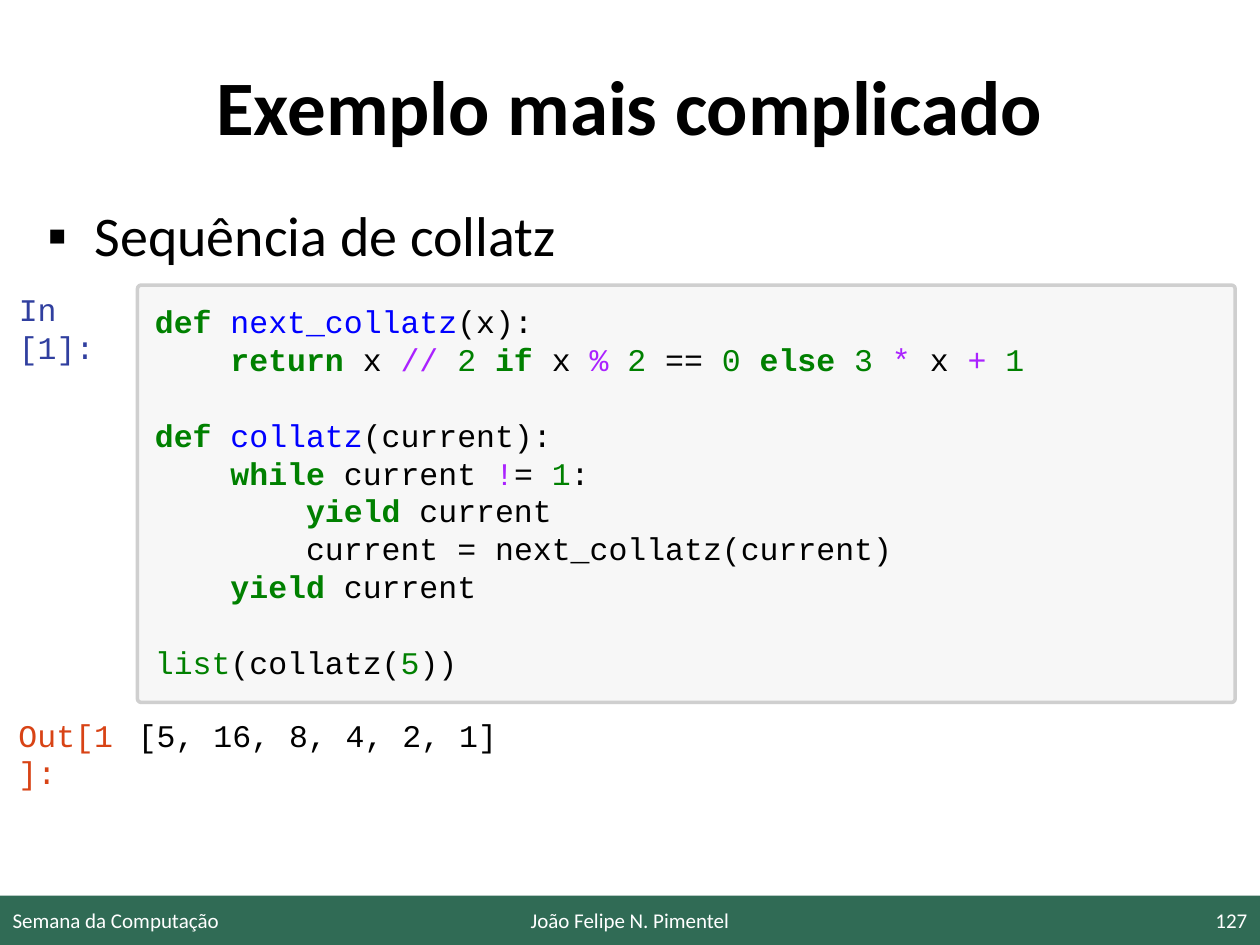
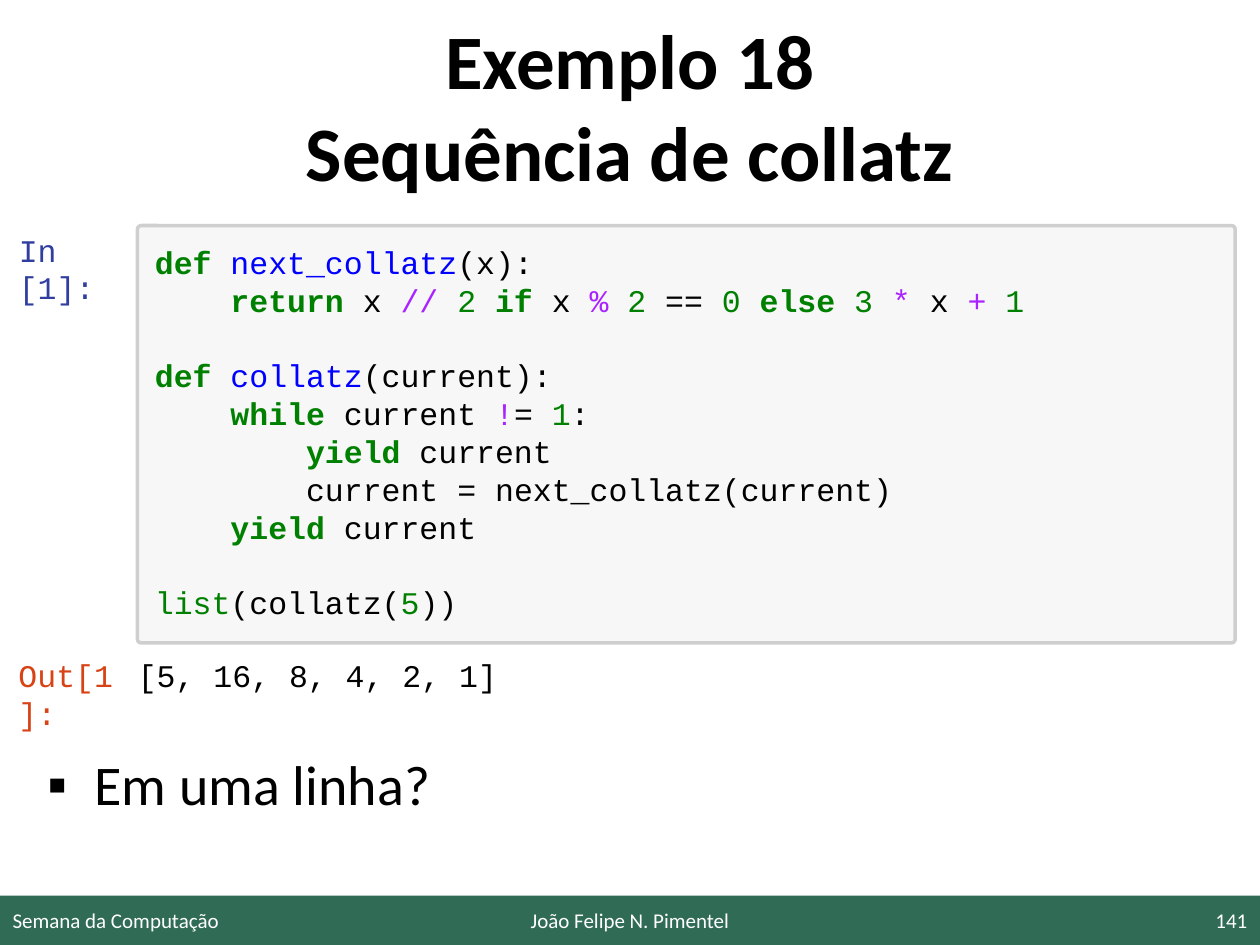
Before and after one commit to JoaoFelipe/presentations, a slide deck: slide 141 of 20191017_SC_UFF/umalinha.pptx (slide 127 before the commit). Drawn at 1260x945 pixels with LibreOffice and Linux fonts; fonts in the diff are those of the drawing; background and template pictures are left out. Boxes give left, top, right and bottom in pixels: in the first picture for what was removed or moved away, otherwise in the second. Text is boxed around its words. In the diff, an @@ line names an element or a change of style, - is before the commit and + after.

```diff
--- a/20191017_SC_UFF/umalinha.pptx
+++ b/20191017_SC_UFF/umalinha.pptx
@@ title at <box>306,35,952,193</box>: text changed @@
-Exemplo mais complicado
+Exemplo 18
+Sequência de collatz
@@ 3 texts, 1 rounded rectangle: place and size @@
-3 texts, 1 rounded rectangle at <box>18,285,1235,754</box>
+3 texts, 1 rounded rectangle at <box>18,226,1235,694</box>
@@ text at <box>95,766,430,806</box>: text changed @@
-▪ Sequência de collatz
+▪ Em uma linha?
@@ page number at <box>1215,914,1247,928</box>: text changed @@
-127
+141
```
Also in this commit, not shown: 45 other slides changed, 16 slides added, 2 slides removed, 2 other files.
